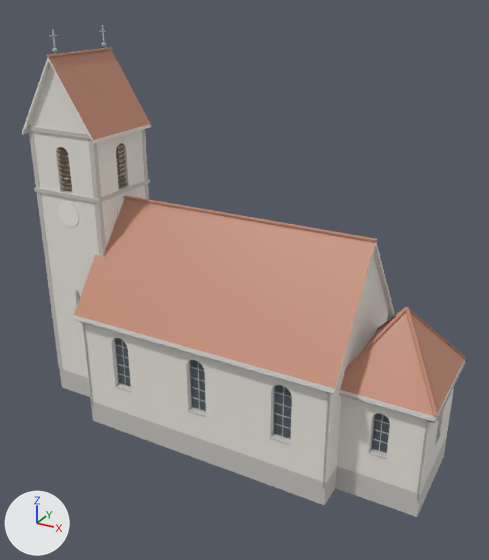
One commit to the glTF model app/assets/models/buildings/church_saddle_m.glb: the scene before it, then after it.
Both versions are drawn from a 50 mm lens placed at (22.4, -39.4, 30.7), pointed at (0.9, -0.2, 11.1). Arrows for +X, +Y and +Z are at lower left; the lights stay in place. The picture after the commit comes second. Vertices at exactly the same position are counted once.

The older version as bpy lines, for what is in view:
```python
me_church_saddle_m = bpy.data.meshes.new('church_saddle_m')
me_church_saddle_m.from_pydata(...)  # 1957 vertices, 2682 faces; spans x -16.1..16.2, y -6.1..6.1, z -1.5..27.8
me_church_saddle_m.materials.append(mat_clock)  # white #f6f3ed
me_church_saddle_m.materials.append(mat_copper)  # greyish green #a0c4b6
me_church_saddle_m.materials.append(mat_door)  # brown #a68665
me_church_saddle_m.materials.append(mat_glass)  # greyish blue #505961
me_church_saddle_m.materials.append(mat_metal)  # light grey #c4c5c8
me_church_saddle_m.materials.append(mat_plaster)  # white #efebe3
me_church_saddle_m.materials.append(mat_stone)  # light grey #cbc8c4
me_church_saddle_m.materials.append(mat_tiles)  # brown #c48b73
me_church_saddle_m.materials.append(mat_wood_dark)  # brown #907659
ob_church_saddle_m = bpy.data.objects.new('church_saddle_m', me_church_saddle_m)
ob_church_saddle_m.location = (0.0, 0.0, 0.0)
```
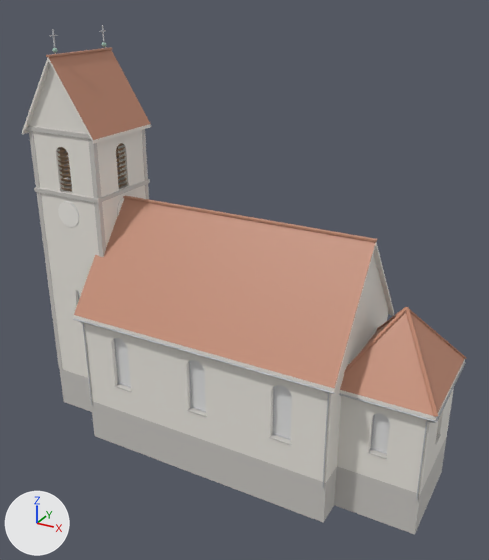
Boxes [x1, y1, x2, y2] around the edits, measured in the pictures (489 x 560 px):
'church_saddle_m', reshaped
    before: [22, 25, 466, 517]
    after: [22, 25, 466, 534]
part 1 of me_church_saddle_m, deleted (mostly hidden)
    before: [115, 340, 390, 451]
part 2 of me_church_saddle_m, built on
    before: [60, 369, 447, 517]
    after: [60, 369, 447, 534]
part 3 of me_church_saddle_m, recoloured
    both: [115, 338, 390, 453]

The change, as a diff of the scene's bpy script:
```diff
--- a/app/assets/models/buildings/church_saddle_m.glb.py
+++ b/app/assets/models/buildings/church_saddle_m.glb.py
@@ mat_leaded @@
+mat_leaded = principled_material('leaded')
+mat_leaded.base_color = (0.8, 0.8, 0.8)  # white #e7e7e7
@@ me_church_saddle_m @@
 # used by ob_church_saddle_m; location = (0.0, 0.0, 0.0)
-me_church_saddle_m.from_pydata(...)  # 1957 vertices, 2682 faces; spans x -16.1..16.2, y -6.1..6.1, z -1.5..27.8
+me_church_saddle_m.from_pydata(...)  # 1561 vertices, 2088 faces; spans x -16.1..16.2, y -6.1..6.1, z -3.0..27.8
+# me_church_saddle_m part 1: 45 loose pieces with 360 vertices, spanning x -12.8..15.4, y -5.2..5.2, z 2.5..7.9, are deleted
+# me_church_saddle_m part 2
+# 36 vertices are removed from x -7.5..15.7, y -5.5..5.5, z 2.3..2.6
+# 54 faces are deleted
+# 12 vertices in x -15.7..15.7, y -5.5..5.5, z -1.5 move by (0.0, 0.0, -1.5)
+# me_church_saddle_m part 3: 24 faces spanning x -12.8..15.3, y -5.1..5.1, z 2.5..8.3 switch from mat_glass (greyish blue #505961) to mat_leaded (white #e7e7e7)
 me_church_saddle_m.materials.append(mat_clock)
```
